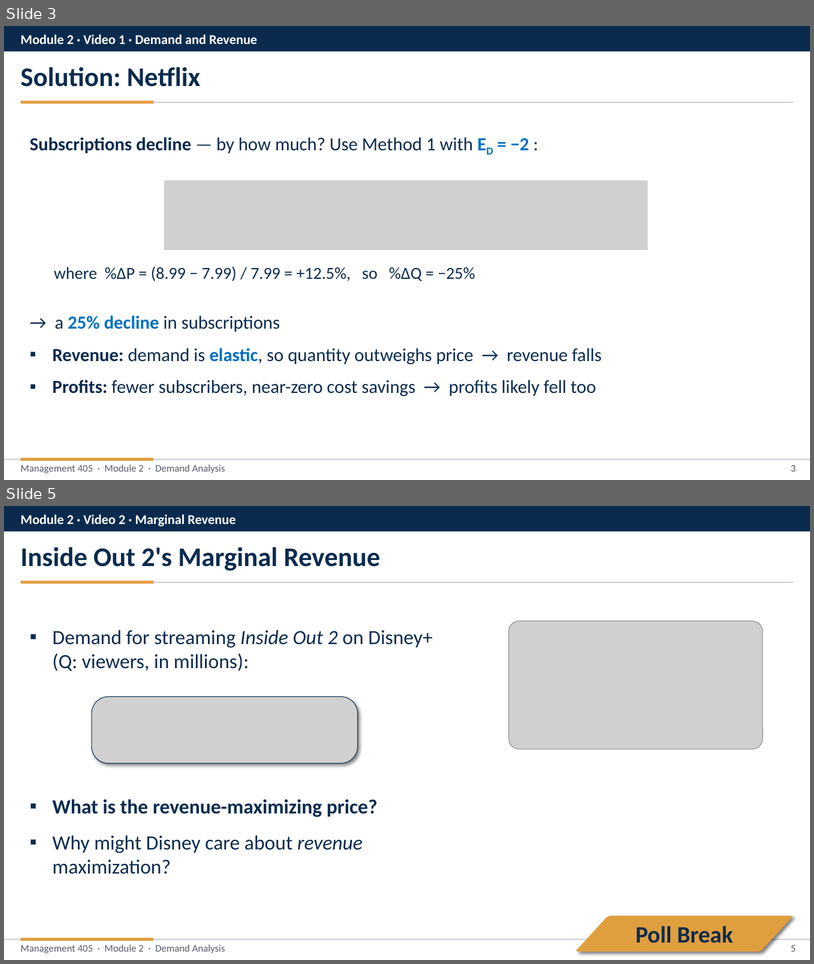
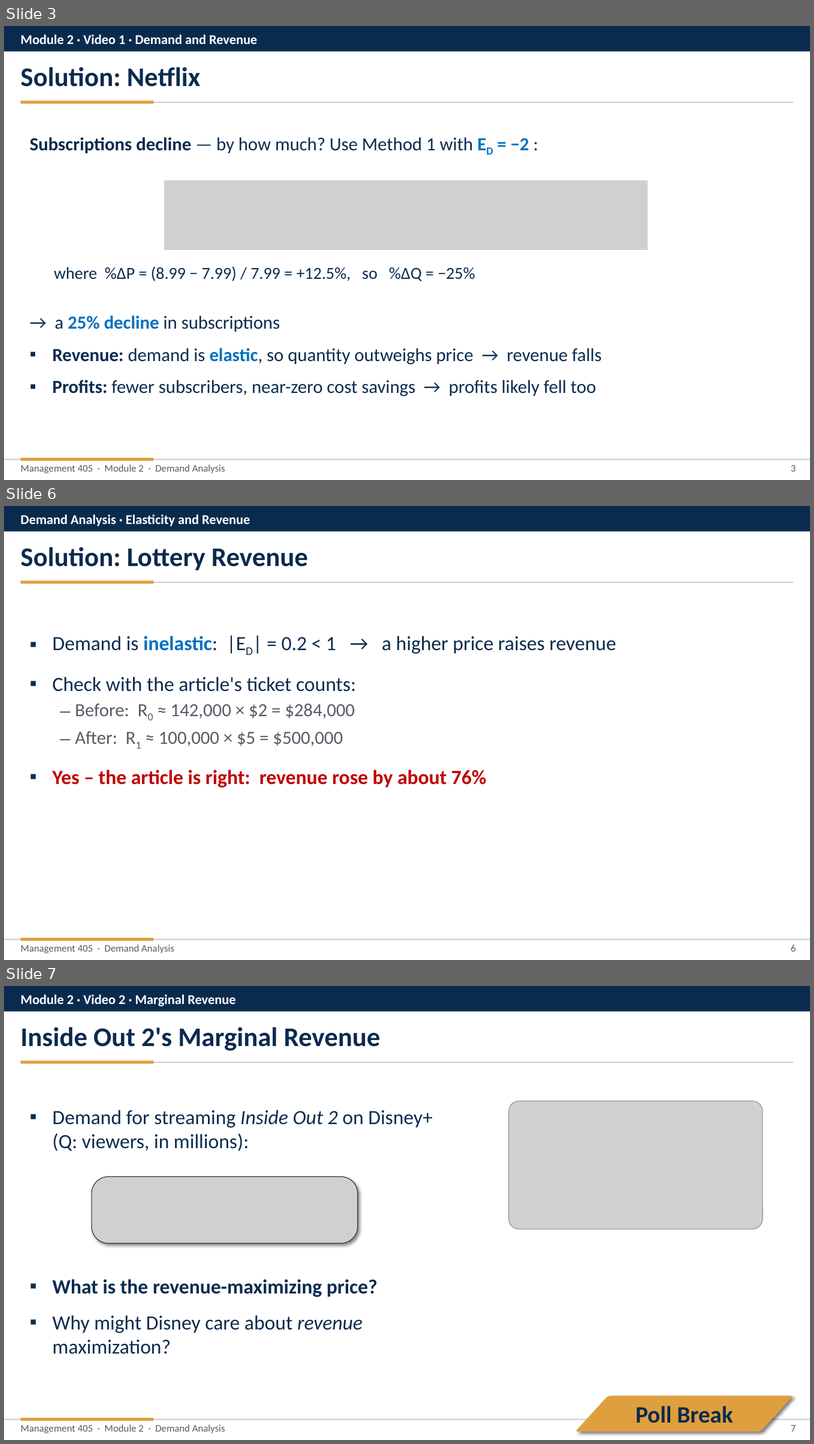
Before and after one commit to nvoigtla/Teaching, a slide deck: 405 Slide Revisions 2026/Module 2/Module 2 - Potential Practice Exercises.pptx. Shown one above the other, each under a label of ours: slides 3 and 5 before the commit, slides 3, 6 and 7 after it; the slides between them are not shown. The pictures are 814x964 and 814x1444 pixels, drawn with LibreOffice and Linux fonts; fonts in the diff are those of the drawing; grey boxes stand for pictures. Boxes give left, top, right and bottom in pixels: in the first picture for what was removed or moved away, otherwise in the second. Text is boxed around its words. In the diff, an @@ line names an element or a change of style, - is before the commit and + after.

```diff
--- a/405 Slide Revisions 2026/Module 2/Module 2 - Potential Practice Exercises.pptx
+++ b/405 Slide Revisions 2026/Module 2/Module 2 - Potential Practice Exercises.pptx
@@ slide 6 added at (4,506,810,960), background #FFFFFF @@
@@ rectangle added at (4,506,810,531), fill #0B2B4E @@
@@ text added at (21,514,250,526), 16 pt, text #FFFFFF, bold @@
+Demand Analysis · Elasticity and Revenue
@@ text added at (21,547,308,570), 32 pt, text #0B2B4E, bold @@
+Solution: Lottery Revenue
@@ rectangle added at (21,582,794,583), fill #C8CDD3 @@
@@ rectangle added at (21,581,154,584), fill #E09F3E @@
@@ text added at (53,636,616,787), 24 pt, text #0B2B4E @@
+▪ Demand is inelastic: |ED| = 0.2 < 1 → a higher price raises revenue
+▪ Check with the article's ticket counts:
+  – Before: R0 ≈ 142,000 × $2 = $284,000
+  – After: R1 ≈ 100,000 × $5 = $500,000
+▪ Yes – the article is right: revenue rose by about 76%
@@ rectangle added at (21,937,154,940), fill #E09F3E @@
@@ rectangle added at (4,939,810,940), fill #C8CDD3 @@
@@ text added at (21,944,174,953), 12 pt, text #555B66 @@
+Management 405 · Demand Analysis
@@ page number added at (791,944,796,951), 12 pt, text #555B66 @@
+6
@@ what was slide 5 is now slide 7 @@
@@ page number at (791,1425,796,1431): text changed @@
-5
+7
```
Also in this commit, not shown: 2 other slides added, 1 slide removed, 3 other files.
